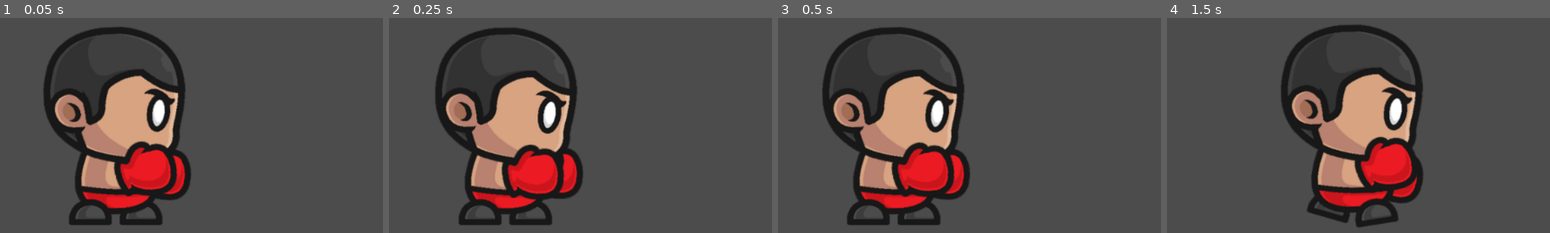
Above: before the commit, frames 1-4 (left to right).
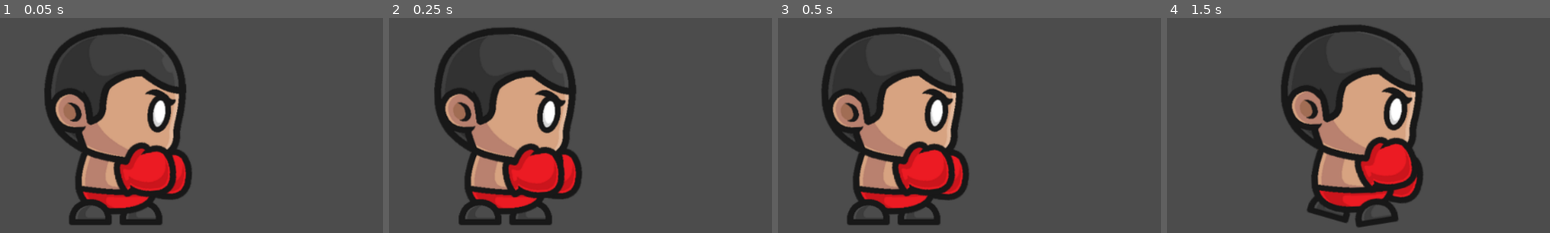
Above: after the commit, the same moments.

Repository: KolegaLiterat/LiteratNaKodach
Game: Godot game, scene res://scenes/Player1.tscn
Two runs of this game, one before a commit and one after it. Both use one fixed random seed, a clock stepped at 60 frames per second and the inputs below. After the commit the project has no main scene; this scene is started directly in both runs.
Inputs:
- Up to frame 1 (0.05 s): no input
- Up to frame 2 (0.25 s): no input
- Up to frame 3 (0.5 s): no input
- Up to frame 4 (1.5 s): hold Right (ui_right) 0.53-1.28 s; hold Q (player1attack) 0.53-1.28 s; hold Left (ui_left) from 1.28 s (still down); tap E (player1block) at 1.35 s

The runs differ from the first frame. In frame 1, 2.2% of the frame differs, in the area x 11-50%, y 12-88%; in frame 2, 2.2%; in frame 3, 2.2%; in frame 4, nothing differs.

Commit message:
BOKS
main scene setup

Diff:
--- a/Boks/project.godot
+++ b/Boks/project.godot
@@ -11,7 +11,7 @@
 [application]
 
 config/name="Boks"
-run/main_scene="res://scenes/Player1.tscn"
+run/main_scene="res://scenes/Main.tscn"
 config/icon="res://icon.png"
 
 [input]
--- a/Boks/scenes/Player1.tscn
+++ b/Boks/scenes/Player1.tscn
@@ -147,8 +147,9 @@
 radius = 99.5776
 height = 52.9035
 
-[node name="Player1" type="Area2D" index="0"]
+[node name="Player1" type="Area2D"]
 
+editor/display_folded = true
 position = Vector2( 161.675, 379.982 )
 input_pickable = true
 gravity_vec = Vector2( 0, 1 )
@@ -170,7 +171,7 @@
 position = Vector2( -59.9409, -32.763 )
 frames = SubResource( 1 )
 animation = "idle"
-frame = 5
+frame = 2
 playing = true
 _sections_unfolded = [ "Transform", "Visibility" ]
 __meta__ = {
@@ -185,3 +186,5 @@
 __meta__ = {
 "_edit_group_": true
 }
+
+[node name="Node" type="Node" parent="." index="2"]
